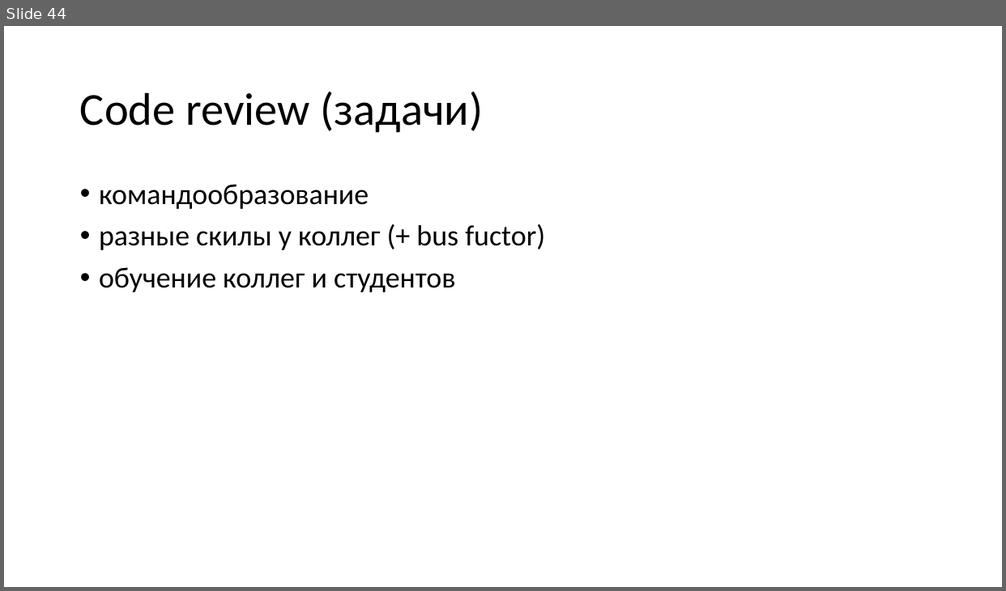
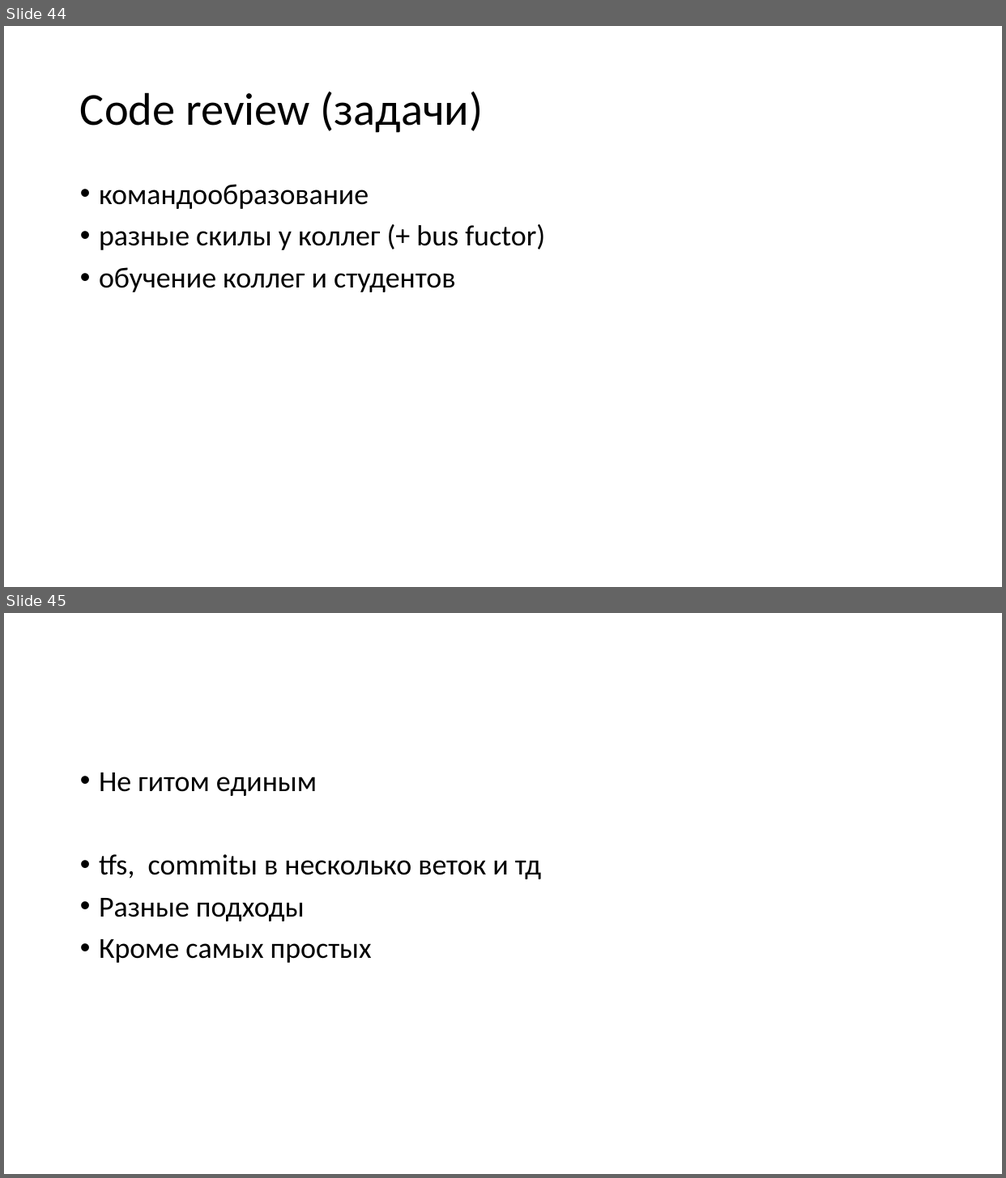
Before and after one commit to dzmitry-varabei/front-end-course, a slide deck: git-commit-code-review/git-part-ii.pptx. Shown one above the other, each under a label of ours: slide 44 before the commit, slides 44 and 45 after it. The pictures are 1006x591 and 1006x1178 pixels, drawn with LibreOffice and Linux fonts; fonts in the diff are those of the drawing. Boxes give left, top, right and bottom in pixels: in the first picture for what was removed or moved away, otherwise in the second. Text is boxed around its words. In the diff, an @@ line names an element or a change of style, - is before the commit and + after.

```diff
--- a/git-commit-code-review/git-part-ii.pptx
+++ b/git-commit-code-review/git-part-ii.pptx
@@ slide 45 added at bbox=[4, 613, 1002, 1174], background #FFFFFF @@
@@ text added at bbox=[99, 773, 541, 963], 28 pt, text #000000 @@
+• Не гитом единым
+• tfs, commitы в несколько веток и тд
+• Разные подходы
+• Кроме самых простых
```
Also in this commit, not shown: 1 other file.
